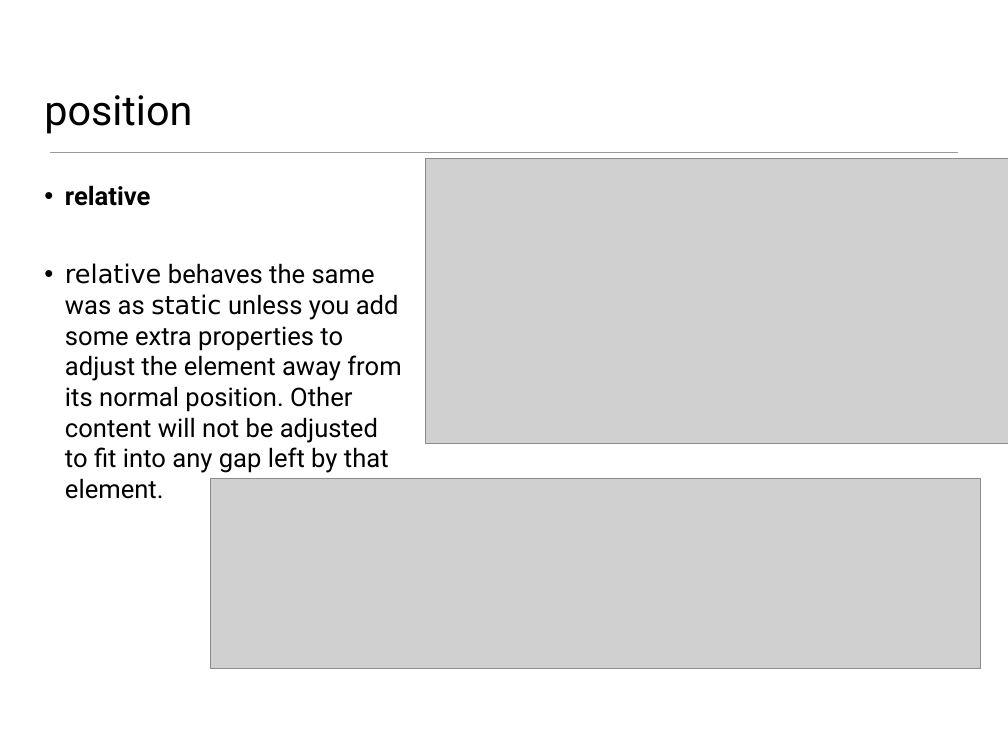
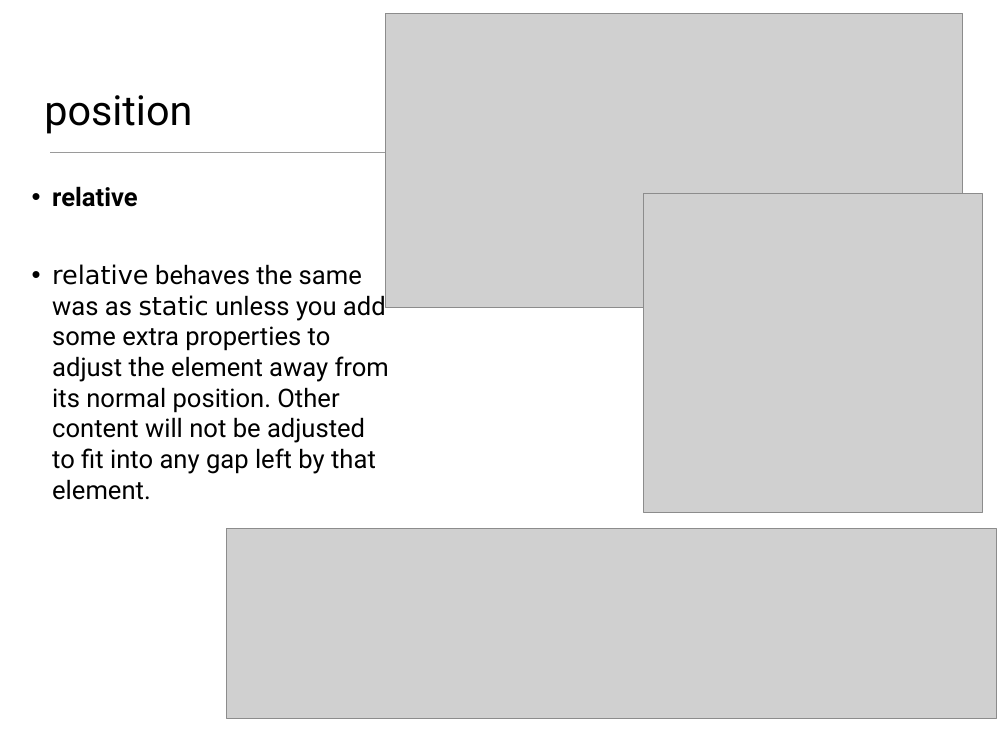
Before and after one commit to wit-web-dev-2015/web-dev-1, a slide deck: slide 11 of topic06/talk-1/a-css-layout-part1.pptx. Drawn at 1008x756 pixels with LibreOffice and Linux fonts; fonts in the diff are those of the drawing; grey boxes stand for pictures. Boxes give left, top, right and bottom in pixels: in the first picture for what was removed or moved away, otherwise in the second. Text is boxed around its words. In the diff, an @@ line names an element or a change of style, - is before the commit and + after.

Commit message:
slide layout update

```diff
--- a/topic06/talk-1/a-css-layout-part1.pptx
+++ b/topic06/talk-1/a-css-layout-part1.pptx
@@ picture added at (386, 13, 963, 308) @@
@@ picture removed at (426, 159, 1008, 444) @@
@@ text "relative": place and size @@
-text "relative" at (65, 185, 401, 499)
+text "relative" at (52, 186, 389, 500)
@@ picture added at (644, 194, 982, 513) @@
@@ picture: place and size @@
-picture at (211, 478, 980, 668)
+picture at (227, 529, 997, 719)
```
Also in this commit, not shown: 12 other slides changed, 1 slide added, 16 other files.
